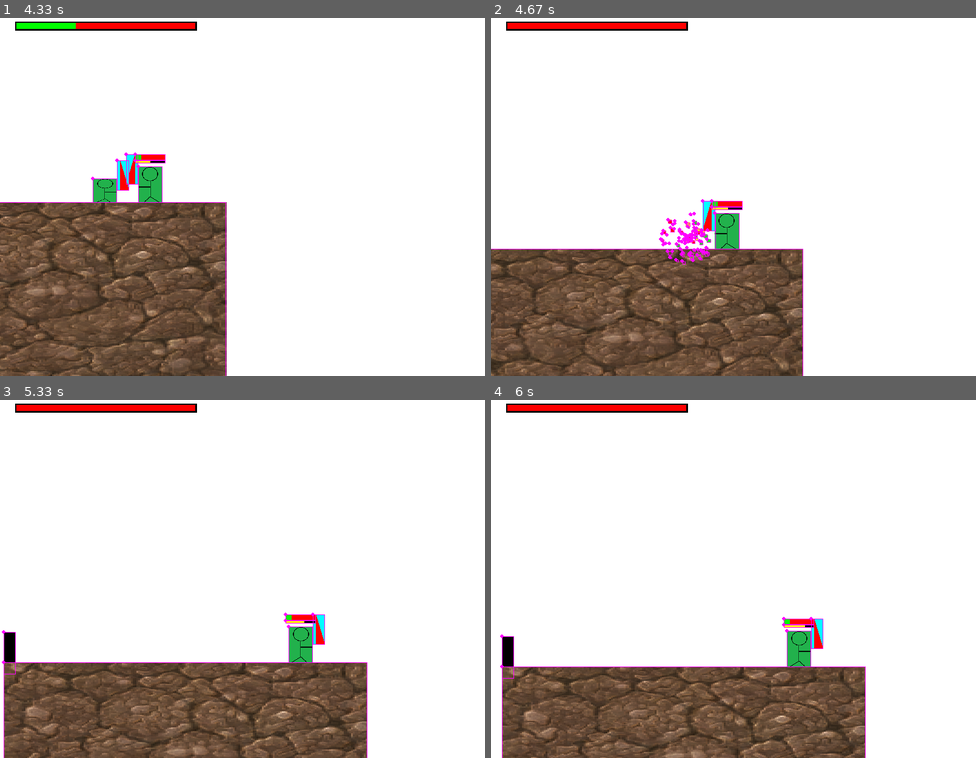
Above: before the commit, frames 1-4 (two rows, left to right).
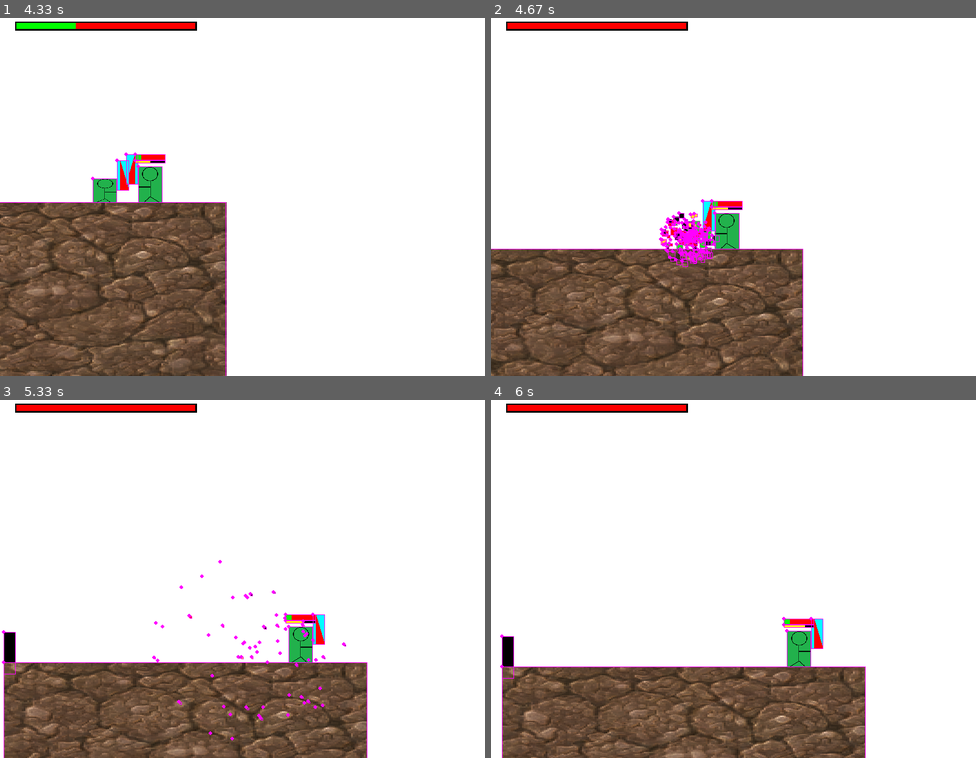
Above: after the commit, the same moments.

Repository: salfk23/2drpg_pygame
Game: pygame game, started from main.py
The game is run twice, just before and just after one commit, with the same random seed, the same clock (stepped at 60 frames per second) and the same inputs.
Inputs:
- Up to frame 1 (4.33 s): tap F at 0.33, 0.73, 1.03, 1.23, 1.57, 1.87, 2.07, 2.37, 2.63, 2.97, 3.27, 3.4, 3.8, 4.1 s; hold D 0.67-1.13 s; tap J at 0.82, 2.15, 3.48 s; hold W 1.17-1.47 s; tap I at 1.32, 2.72, 3.88 s; hold D 1.5-1.97 s; hold A 2-2.53 s; hold S 2.57-2.87 s; hold A 2.9-3.3 s; hold W 3.33-3.7 s; hold D from 3.73 s (still down)
- Up to frame 2 (4.67 s): release D at 4.37 s; hold S from 4.4 s (still down); tap F at 4.47 s
- Up to frame 3 (5.33 s): release S at 4.77 s; hold A 4.8-5.27 s; tap F at 4.87, 5.17 s; tap J at 4.95 s
- Up to frame 4 (6 s): no input

Frame 1 is identical in both runs. In frame 2, 0.5% of the frame differs, in the area x 34-48%, y 53-70%; in frame 3, 0.3%; in frame 4, nothing differs.

Commit message:
Revamped Particles V2

Diff:
--- a/game_engine/entities/characters.py
+++ b/game_engine/entities/characters.py
@@ -114,7 +114,9 @@
       self.health_bar.on_health_change()
   def die(self):
         center = self.rect.center
-        ExplosionParticle.create_particles(pygame.Vector2(center), 100)
+        ExplosionParticle.register_particles(
+          ExplosionParticle.create_particles(pygame.Vector2(center), 100)
+        )
         self.remove = True
   def update(self):
       super().update()
@@ -168,5 +170,7 @@
         self.weapon.direction = self.direction
   def die(self):
         center = self.rect.center
-        ExplosionParticle.create_particles(pygame.Vector2(center), 100)
+        ExplosionParticle.register_particles(
+          ExplosionParticle.create_particles(pygame.Vector2(center), 100)
+        )
         self.remove = True
--- a/game_engine/entities/particles.py
+++ b/game_engine/entities/particles.py
@@ -59,6 +59,14 @@
           self.size = size
   @classmethod
   def create_particles(cls, position: pygame.Vector2, amount: int, size:tuple[int, int]=(2, 10), color: tuple[int, int, int]=Colors.RED, speed:tuple[float, float]=(0.1, 3), angle:tuple[int, int]=(0, 360)):
-      entity_manager = EntityManager.instance()
+      particles: list[ExplosionParticle] = []
       for i in range(amount):
-          entity_manager.add(cls(position, color, size, angle, speed))
+          particles.append(cls(position, color, size, angle, speed))
+      return particles
+  @staticmethod
+  def register_particles(particles: list['ExplosionParticle']):
+      # Shuffle particles
+      random.shuffle(particles)
+      em = EntityManager.instance()
+      for particle in particles:
+          em.add(particle)
--- a/main.py
+++ b/main.py
@@ -12,12 +12,13 @@
 player_image = helpers.load_image("assets\player.png")
 death_sound = helpers.load_sound("assets\death.ogg")
 
+
 class MovableBox(Player, ColoredEntity):
     def __init__(self, position: pygame.Vector2, size: Size2D, speed: int, jump_power: int):
         super().__init__(player_image, position, size, speed, jump_power)
         self.jump_limit = 3
         self.actions = {
-            pygame.KEYDOWN : {
+            pygame.KEYDOWN: {
                 pygame.K_d: self.move_right,
                 pygame.K_a: self.move_left,
                 pygame.K_w: self.move_jump,
@@ -33,7 +34,8 @@
     def move_jump(self):
         print("jump")
 
-        _, dirs = self.calculate_position(self.position, self.position+pygame.Vector2(0, 5))
+        _, dirs = self.calculate_position(
+            self.position, self.position+pygame.Vector2(0, 5))
         for entity in dirs[Direction.DOWN]:
             self.jump_number = 0
             print("Jumped on " + entity.name)
@@ -47,7 +49,6 @@
     def action_hurt(self):
         self.hurt(100)
 
-
     def on_color_change(self):
         sprite = pygame.Surface(self.size)
         sprite.fill(self.color)
@@ -55,7 +56,8 @@
 
     def update(self):
         super().update()
-        new_position, dirs = self.calculate_position(self.position, self.new_position)
+        new_position, dirs = self.calculate_position(
+            self.position, self.new_position)
 
         if len(dirs[Direction.DOWN]) > 0:
             self.velocity.y = 0 if self.velocity.y > 0 else self.velocity.y
@@ -72,20 +74,28 @@
             self.die()
 
     def die(self):
-            center = self.rect.center
-            ExplosionParticle.create_particles(pygame.Vector2(center), 35, color=Colors.RED)
-            ExplosionParticle.create_particles(pygame.Vector2(center), 35, color=Colors.YELLOW)
-            ExplosionParticle.create_particles(pygame.Vector2(center), 35, color=Colors.GREEN)
-            death_sound.play()
-            self.health = 0
-            self.remove = True
+        center = self.rect.center
+        particles = []
+        particles.extend(ExplosionParticle.create_particles(
+            pygame.Vector2(center), 35, color=Colors.RED, size=(5, 15)))
+        particles.extend(ExplosionParticle.create_particles(
+            pygame.Vector2(center), 35, color=Colors.YELLOW, size=(5, 15)))
+        particles.extend(ExplosionParticle.create_particles(
+            pygame.Vector2(center), 35, color=Colors.GREEN, size=(5, 15)))
+        particles.extend(ExplosionParticle.create_particles(
+            pygame.Vector2(center), 35, color=Colors.BLACK, size=(5, 15)))
+        ExplosionParticle.register_particles(particles)
+        death_sound.play()
+        self.health = 0
+        self.remove = True
+
 
 class MovableBox2(Enemy, ColoredEntity):
     def __init__(self, position: pygame.Vector2, size: Size2D, speed: int, jump_power: int):
         super().__init__(player_image, position, size, speed, jump_power)
 
         self.actions = {
-            pygame.KEYDOWN : {
+            pygame.KEYDOWN: {
                 pygame.K_j: self.move_right,
                 pygame.K_l: self.move_left,
                 pygame.K_i: self.move_jump,
@@ -103,8 +113,8 @@
 
     def update(self):
         super().update()
-        new_position, dirs = self.calculate_position(self.position, self.new_position)
-
+        new_position, dirs = self.calculate_position(
+            self.position, self.new_position)
 
         if len(dirs[Direction.DOWN]) > 0:
             self.velocity.y = 0 if self.velocity.y > 0 else self.velocity.y
@@ -123,10 +133,6 @@
         self.position = new_position
 
 
-
-
-
-
 class FollowingMouse(Entity, Solid):
     def update(self):
         # Get mouse position
@@ -134,8 +140,10 @@
 
         self.position = point
 
+
 class Tile(Entity, Solid):
     pass
+
 
 class StepableBlock(Tile, ColoredEntity):
     def on_color_change(self):
@@ -148,11 +156,8 @@
     result = pygame.Surface(size, depth=32)
     for x in range(0, size[0], texture.get_width()):
         for y in range(0, size[1], texture.get_height()):
-            result.blit(texture,(x,y))
+            result.blit(texture, (x, y))
     return result
-
-
-
 
 
 def main():
@@ -162,7 +167,8 @@
     ground = Tile(pygame.Vector2(20, 450), (600, 300))
     ground.name = "Ground"
 
-    ground.sprite = pygame.transform.scale(pygame.image.load("assets\dirt_1.png"), ground.size)
+    ground.sprite = pygame.transform.scale(
+        pygame.image.load("assets\dirt_1.png"), ground.size)
 
     wall = Tile(pygame.Vector2(20, 400), (20, 70))
 
@@ -172,7 +178,7 @@
     en.name = "Enemy"
     en.direction = False
     mb.color = Colors.BLUE
-    phb = PlayerHealthBar((25,15),(300,15))
+    phb = PlayerHealthBar((25, 15), (300, 15))
     phb.watch_hurtable(mb)
     wall.name = "Wall"
     em.add(ground)
@@ -187,6 +193,5 @@
     game.run()
 
 
-
 if __name__ == '__main__':
     main()
